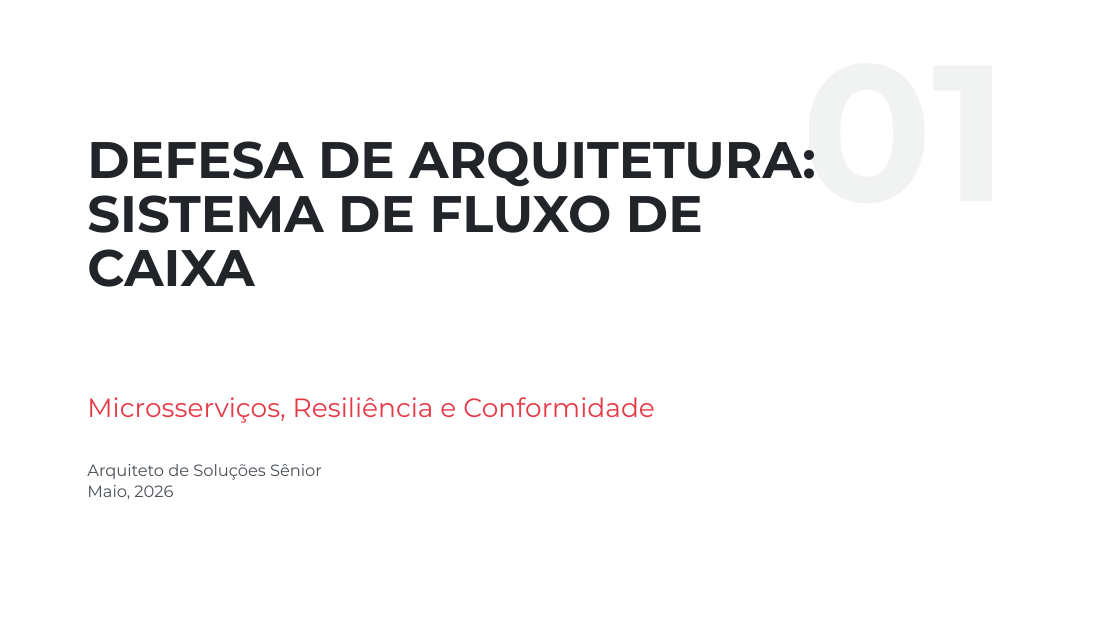
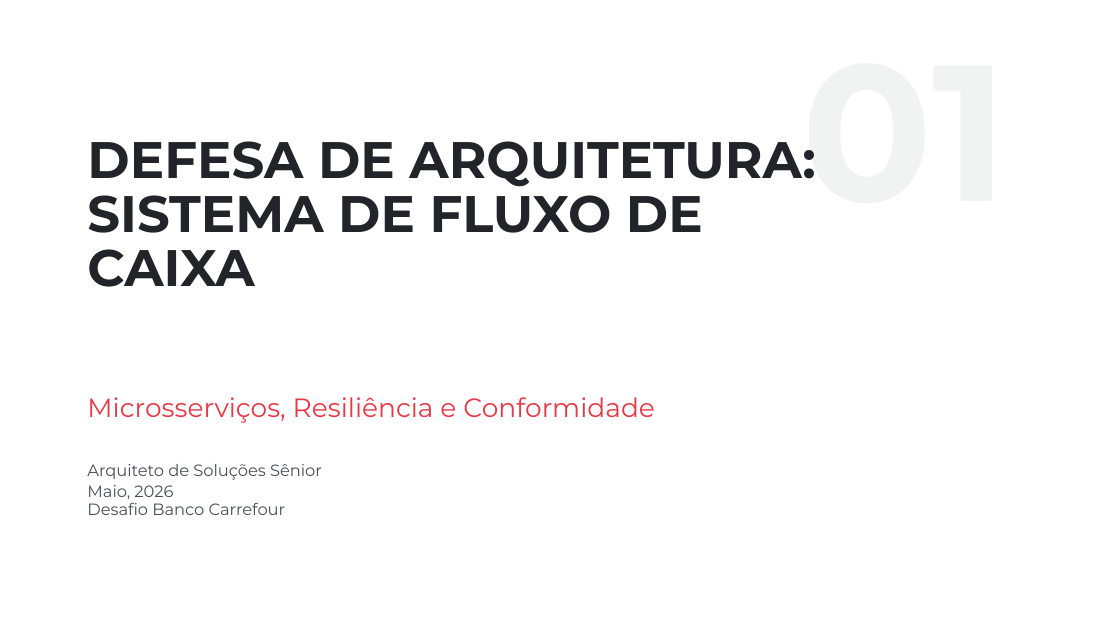
Before and after one commit to RenatoMarchisio/fluxodecaixa, a slide deck: slide 1 of documentos/arquitetura/Apresentação Arquitetura de Solução.pptx. Drawn at 1120x630 pixels with LibreOffice and Linux fonts; fonts in the diff are those of the drawing; background and template pictures are left out. Boxes give left, top, right and bottom in pixels: in the first picture for what was removed or moved away, otherwise in the second. Text is boxed around its words. In the diff, an @@ line names an element or a change of style, - is before the commit and + after.

Commit message:
Add

```diff
--- a/documentos/arquitetura/Apresentação Arquitetura de Solução.pptx
+++ b/documentos/arquitetura/Apresentação Arquitetura de Solução.pptx
@@ text at [87,464,322,515]: text changed @@
-Arquiteto de Soluções Sênior
+Arquiteto de Soluções Sênior
+Desafio Banco Carrefour
```
